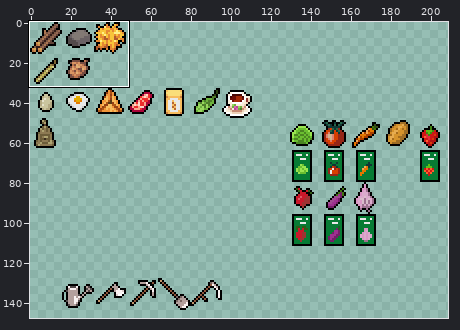
Sprite sheet -- palmesneo_village/palmesneo_village/Content/Items/items_icons.png. The picture above shows the old version from afar; the outline marks the close-up.
Close-up. Old version:
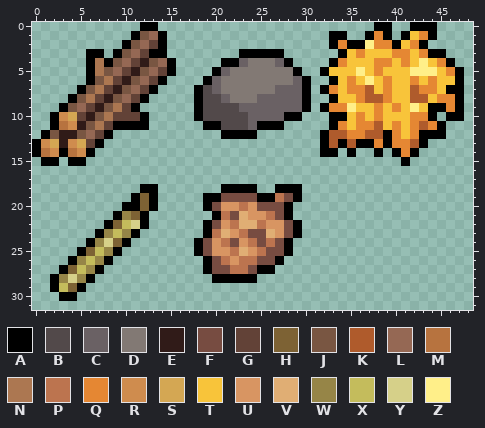
The file is 256x256 pixels. Colours within 5 levels of each other are drawn and written as one. Shown: x 0..48, y 0..31. The wide view leaves out empty margins.
Palette (. is transparent): A #000000  B #52494a  C #6a6164  D #827974  E #301b18  F #774c41  G #624237  H #7d6234  J #795642  K #af5b2c  L #956854  M #b7733f  N #ac7751  P #bc744f  Q #e58733  R #cf8c4e  S #d4a753  T #f8c43a  U #d89562  V #e0ae74  W #968547  X #c4bc5c  Y #d6d089  Z #ffef89
Pixels before, first column x 0:
 0 ............AA........................AA..AAA...
 1 ...........AJLA..................AA..AQA.ATQA...
 2 ..........AJLGA..................AQAAZQQATQA....
 3 ......AA.AJLGAA........AAAAA......ATQTTTQQTQAA..
 4 ......ANAJLGEJLA.....AACDDDCA....AQTTTQQTQTZTQA.
 5 ......ANJLGEJLGA....ACDDDDDDDA..ATTTZTQTTTZZZTQA
 6 ......AJNGEJLGA....ACDDDDDDDDCA..ATQTZTQTTQTQTTA
 7 .....AJNGEJLGA....ABCDDDDDDCCCA.AQTQQKTQTTKQQTAA
 8 ....AJNGEJLGA.....ABBCDDDCCCCCA..ATTQKKQTTKKTQQA
 9 ...AJLGEJNGA......ABBBBCCCCCCCA.AQQZTTQTQTZTAAQA
10 ..ARSGEJNGGGA.....ABBBBBCCCCAA...AATQTQTTTQQA.AA
11 ..AMREJNGAAAA......AABBBCAAA.....AQTQQKTQTQKQA..
12 .AJEEJLGA............AAAA.......AKKQQKKAQTQAAA..
13 ARSERSGA........................AKAKAAQAQQKA....
14 AMRAMRA.........................AA.A..A.AQA.....
15 .AA.AA...................................A......
16 ................................................
17 ................................................
18 ............AA.......AAAA..AAA..................
19 ...........AHA.....AAFFFFAAPFA..................
20 ..........AAHA.....AFUUPUFFFA...................
21 .........AWHA.......APFVUUPFA...................
22 ........AHXYA......AFUPVVPUUFA..................
23 .......AWXWA.......APVUPFFVUFA..................
24 ......AWYHA.......AFUPFUPFPFA...................
25 .....AHXWA........AFUUPVUPFFA...................
26 ....AWXWA..........AFPUPPFFA....................
27 ...AHXWA...........AFFPPFAA.....................
28 ..AWYWA.............AAAAA.......................
29 ..AXHA..........................................
30 ...AA...........................................
The result:
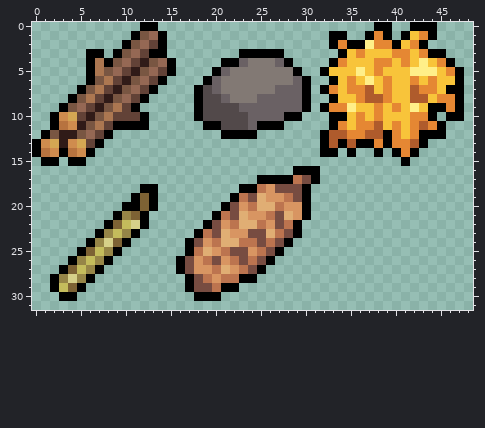
Diff:
Changed rows in their new state; - is an unchanged pixel.
first column x 16:
16 -------------AAA
17 ---------AAAAPFA
18 -----..--PUFFFA-
19 ---...AP-VUUPFA-
20 ---..AFUPVVPUUA-
21 ------------VUA-
22 -----------FP---
23 --APF--U---P----
24 -AFUPVVP--------
25 -APV-PFF---A.---
26 AFUP-UPF--A.----
27 AFUUPVU---.-----
28 -AFPUPP---------
29 -AFFPAA---------
30 --AAA-----------
Pixel boxes of the changes (left, top, right, bottom) in both close-ups:
changed: (176, 166, 320, 301)
